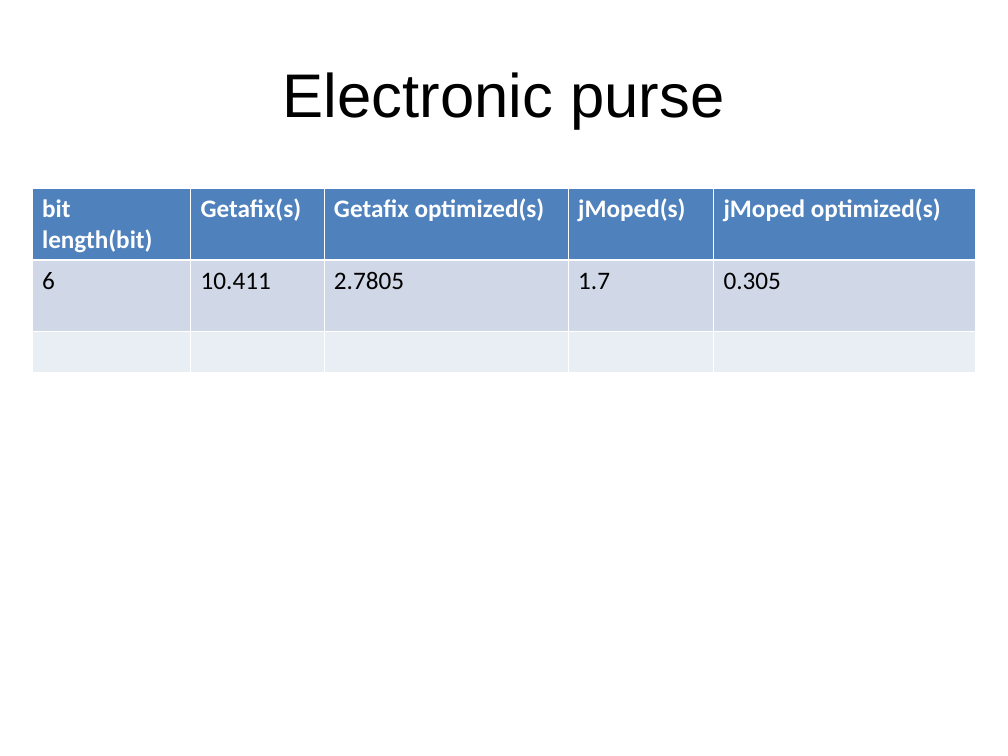
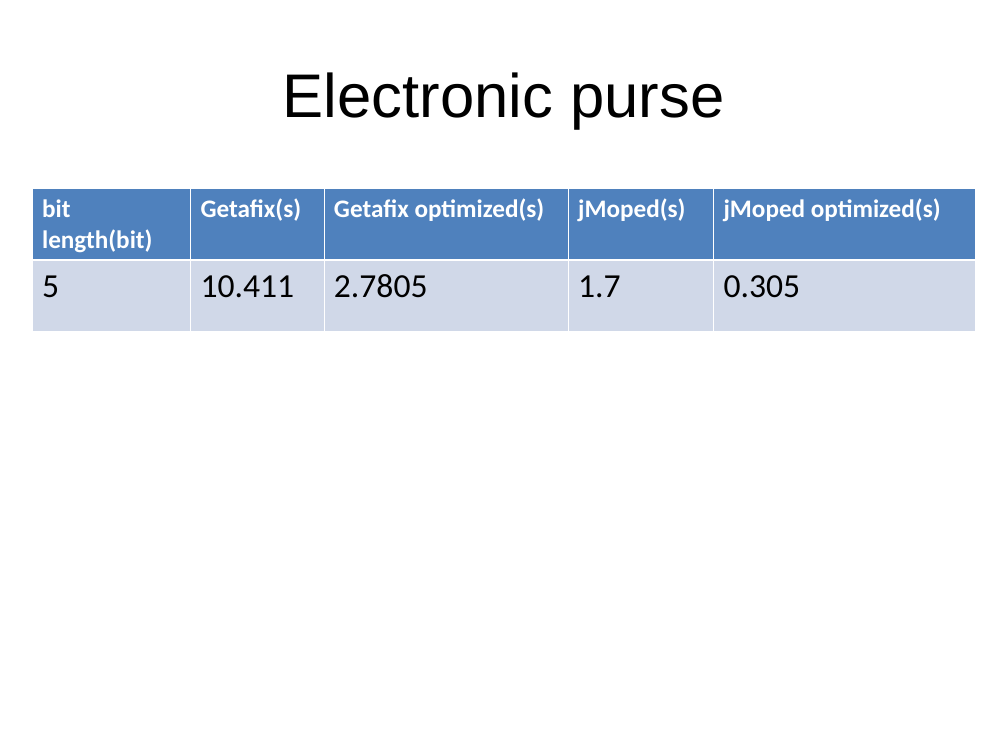
Before and after one commit to chenjiia/Thesis, a slide deck: slide 22 of thesis_presentation/presentation.ppt. Drawn at 1008x756 pixels with LibreOffice and Linux fonts; fonts in the diff are those of the drawing. Boxes give left, top, right and bottom in pixels: in the first picture for what was removed or moved away, otherwise in the second. Text is boxed around its words. In the diff, an @@ line names an element or a change of style, - is before the commit and + after.

```diff
--- a/thesis_presentation/presentation.ppt
+++ b/thesis_presentation/presentation.ppt
@@ table at box(32, 188, 975, 332) @@
-row 2: 6 | 10.411 | 2.7805 | 1.7 | 0.305
-row 3:  |  |  |  | 
+row 2: 5 | 10.411 | 2.7805 | 1.7 | 0.305
```
Also in this commit, not shown: 7 other slides changed, 2 other files.
